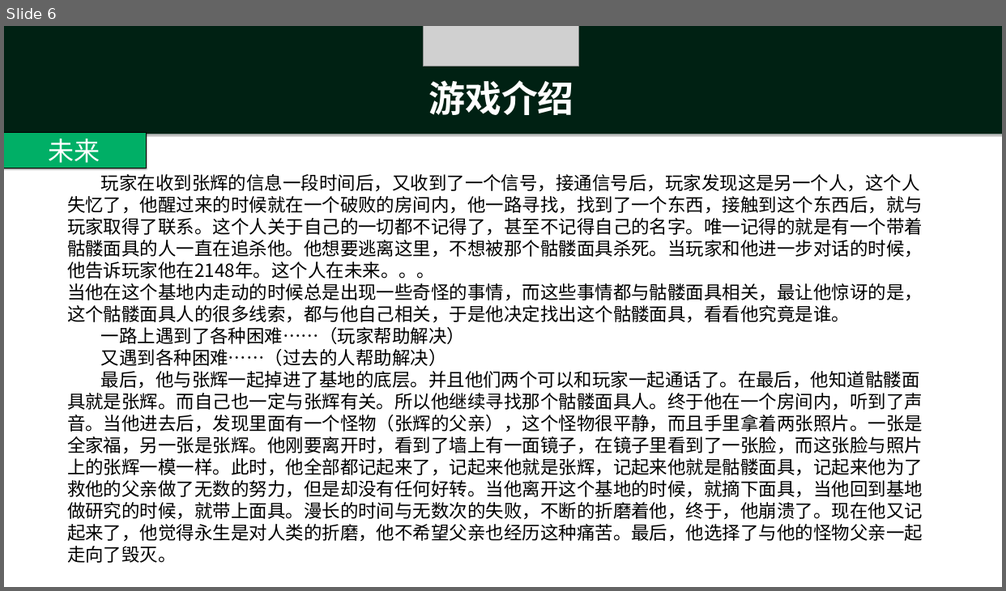
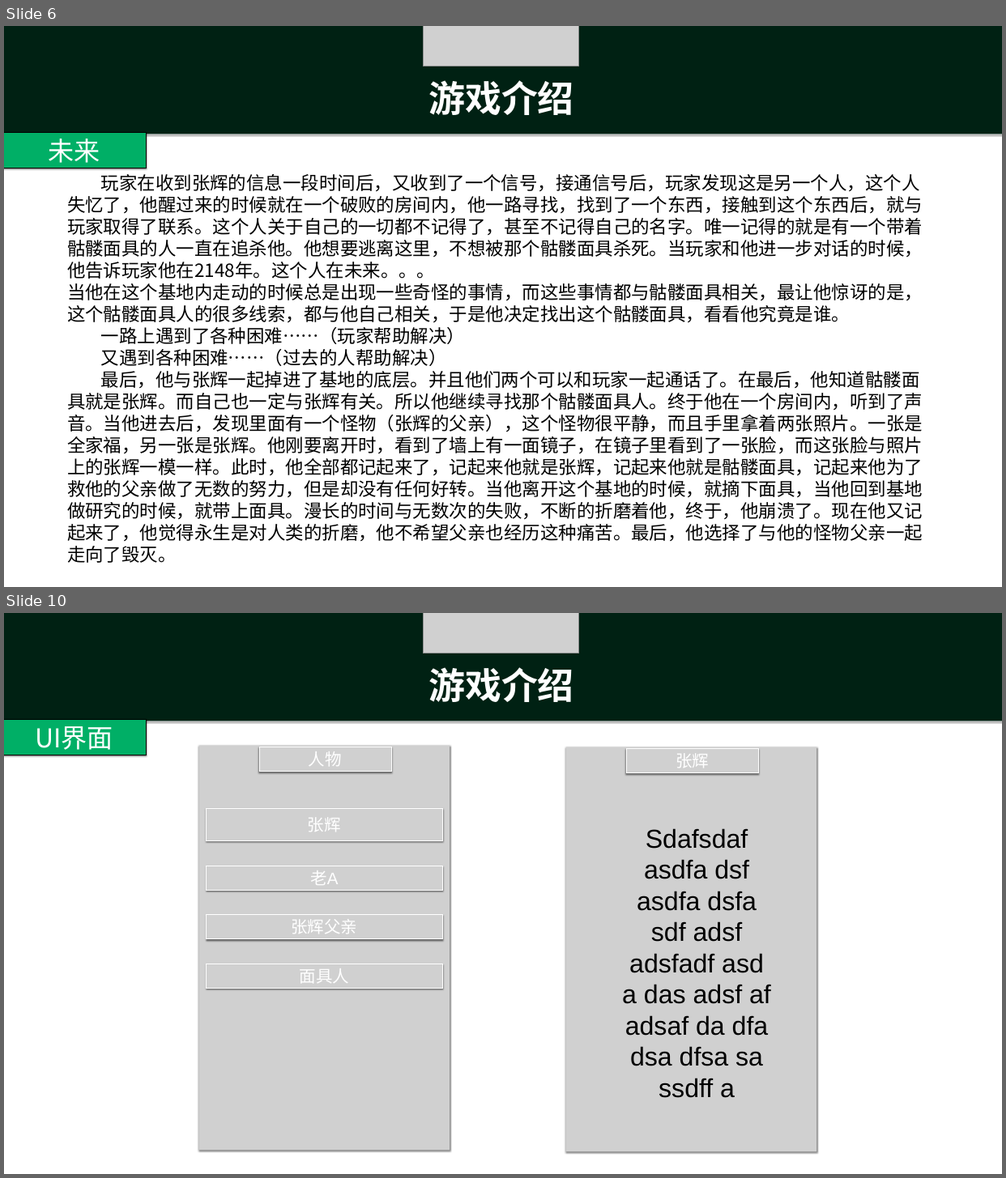
Before and after one commit to ThreePeopleGame/Death, a slide deck: 游戏内容/文字游戏新故事.pptx. Shown one above the other, each under a label of ours: slide 6 before the commit, slides 6 and 10 after it; the slides between them are not shown. The pictures are 1006x591 and 1006x1178 pixels, drawn with LibreOffice and Linux fonts; fonts in the diff are those of the drawing; grey boxes stand for pictures. Boxes give left, top, right and bottom in pixels: in the first picture for what was removed or moved away, otherwise in the second. Text is boxed around its words. In the diff, an @@ line names an element or a change of style, - is before the commit and + after.

Commit message:
设计理论
新游戏

```diff
--- a/游戏内容/文字游戏新故事.pptx
+++ b/游戏内容/文字游戏新故事.pptx
@@ slide 10 added at [4, 613, 1002, 1174], background #FFFFFF @@
@@ rectangle added at [4, 613, 1002, 721], fill #00AE66 @@
@@ rectangle added at [4, 613, 1002, 721], fill #000000 at 70% opacity @@
@@ picture added at [423, 613, 579, 653] @@
@@ text added at [428, 667, 573, 702], 70 pt, text #FFFFFF, bold @@
+游戏介绍
@@ rectangle added at [4, 719, 147, 755], fill #00AF66, outline #000000 1 pt, 50 pt, text #FFFFFF @@
+UI界面
@@ picture added at [199, 746, 450, 1150] @@
@@ picture added at [259, 747, 391, 771], 32 pt, text #FFFFFF @@
+人物
@@ picture added at [565, 747, 816, 1152] @@
@@ picture added at [626, 749, 758, 773], 32 pt, text #FFFFFF @@
+张辉
@@ picture added at [206, 808, 442, 841], 32 pt, text #FFFFFF @@
+张辉
@@ text added at [622, 828, 771, 1098], 50 pt, text #000000 @@
+Sdafsdaf asdfa dsf asdfa dsfa sdf adsf adsfadf asd a das adsf af adsaf da dfa dsa dfsa sa ssdff a
@@ picture added at [206, 866, 442, 890], 32 pt, text #FFFFFF @@
+老A
@@ picture added at [206, 914, 442, 939], 32 pt, text #FFFFFF @@
+张辉父亲
@@ picture added at [206, 964, 442, 988], 32 pt, text #FFFFFF @@
+面具人
```
Also in this commit, not shown: 1 slide changed, 2 other slides added, 1 other file.
